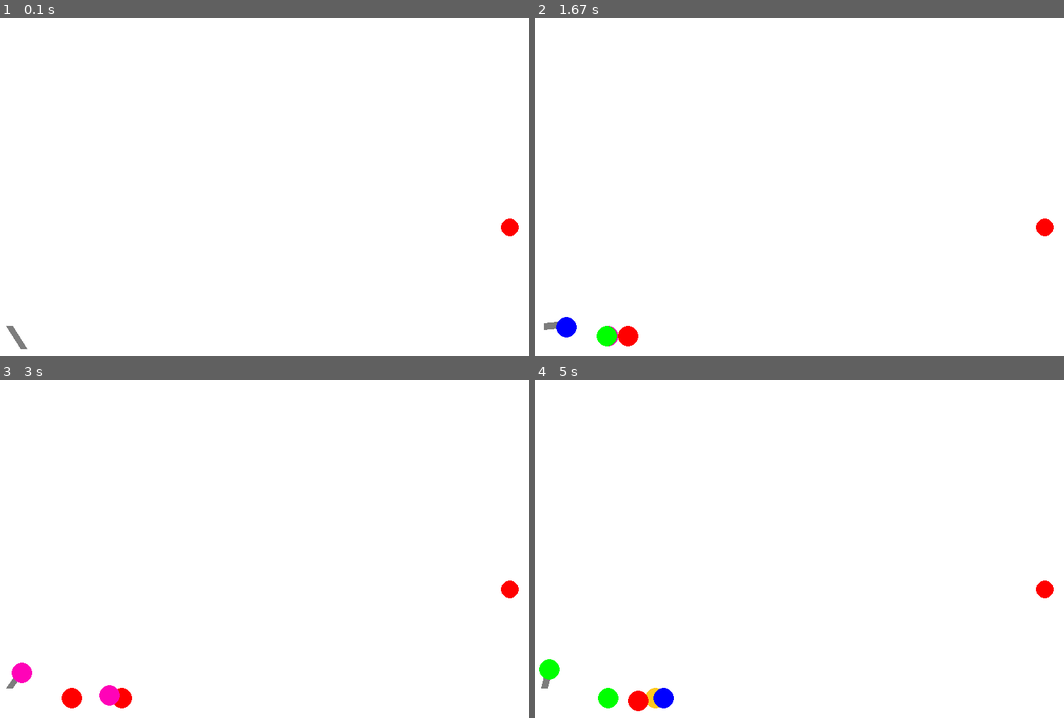
Above: before the commit, frames 1-4 (two rows, left to right).
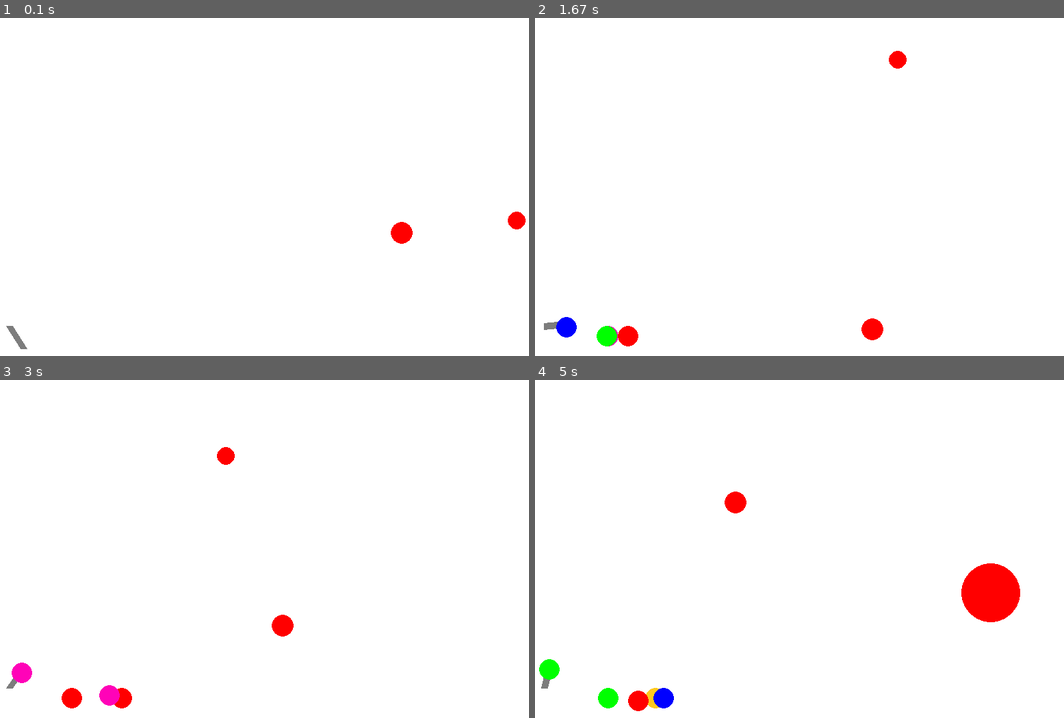
Above: after the commit, the same moments.

Repository: ferovore/inf_2022_iuferova
Game: pygame game, started from lab_gun/gun.py
The game is run twice, just before and just after one commit, with the same random seed, the same clock (stepped at 60 frames per second) and the same inputs.
Inputs (mouse positions are in pixels of both pictures, inside the frame that each line leads up to):
- Up to frame 1 (0.1 s): no input
- Up to frame 2 (1.67 s): press the mouse at (656, 227) at 0.37 s; move the mouse to (751, 271) at 0.47 s; release the mouse at (841, 315) at 0.6 s; press the mouse at (656, 227) at 0.7 s; move the mouse to (757, 241) at 0.8 s; release the mouse at (852, 257) at 0.93 s; press the mouse at (656, 227) at 1.03 s; move the mouse to (709, 278) at 1.13 s; release the mouse at (762, 328) at 1.27 s; press the mouse at (656, 227) at 1.37 s; move the mouse to (794, 257) at 1.47 s; release the mouse at (931, 288) at 1.6 s
- Up to frame 3 (3 s): press the mouse at (121, 589) at 1.7 s; move the mouse to (285, 640) at 1.8 s; release the mouse at (444, 694) at 1.93 s; press the mouse at (121, 589) at 2.03 s; move the mouse to (248, 552) at 2.13 s; release the mouse at (370, 511) at 2.27 s; press the mouse at (121, 589) at 2.37 s; move the mouse to (248, 535) at 2.47 s; release the mouse at (380, 484) at 2.6 s; press the mouse at (121, 589) at 2.7 s; move the mouse to (126, 552) at 2.8 s; release the mouse at (137, 511) at 2.93 s
- Up to frame 4 (5 s): press the mouse at (656, 589) at 3.03 s; move the mouse to (640, 663) at 3.13 s; release the mouse at (outside the picture) at 3.27 s; press the mouse at (656, 589) at 3.37 s; move the mouse to (672, 603) at 3.47 s; release the mouse at (683, 616) at 3.6 s; press the mouse at (656, 589) at 3.7 s; move the mouse to (810, 636) at 3.8 s; release the mouse at (958, 684) at 3.93 s; press the mouse at (656, 589) at 4.03 s; move the mouse to (709, 525) at 4.13 s; release the mouse at (757, 461) at 4.27 s; press the mouse at (656, 589) at 4.37 s; move the mouse to (656, 619) at 4.47 s; release the mouse at (656, 653) at 4.6 s; press the mouse at (656, 589) at 4.7 s; move the mouse to (624, 549) at 4.8 s; release the mouse at (587, 511) at 4.93 s

The runs differ from the first frame. In frame 1, 0.4% of the frame differs, in the area x 73-100%, y 57-67%; in frame 2, 0.5%; in frame 3, 0.5%; in frame 4, 1.8%, in the area x 35-99%, y 32-72%.

Commit message:
Добавила несколько целей и сделала их движущимися

Diff:
--- a/lab_gun/gun.py
+++ b/lab_gun/gun.py
@@ -23,6 +23,8 @@
 
 GRAVITY = 2
 ATTENUATION = 0.3   #коэффициент затухания при ударе шарика о стенки
+
+targets_number = 2
 
 class Ball:
     def __init__(self, screen: pygame.Surface, x=40, y=450):
@@ -148,6 +150,8 @@
         self.screen = screen
         self.x = x
         self.y = y
+        self.v_x = 0
+        self.v_y = 0
         self.r = r
         self.color = RED
         self.new_target()
@@ -156,12 +160,28 @@
         """ Инициализация новой цели. """
         x = self.x = rnd(600, 780)
         y = self.y = rnd(300, 400)
+        self.v_x = rnd(-7, 7)
+        self.v_y = rnd(-7, 7)
+        if(self.v_x == 0):
+            self.v_x = 5
         r = self.r = rnd(2, 50)
         color = self.color = RED
 
     def hit(self, points=1):
         """Попадание шарика в цель."""
         self.points += points
+
+    def move(self):
+        '''Движение цели'''
+        if ((self.x + self.r >= WIDTH) or (self.x - self.r <= 0)):
+            self.v_x = -self.v_x
+        if (self.y + self.r <= 0):
+            self.v_y = -self.v_y
+        if (self.y - self.r >= FLOOR):
+            self.y = FLOOR + self.r + 1
+            self.v_y = -self.v_y
+        self.x += self.v_x
+        self.y += self.v_y
 
     def draw(self):
         """Отрисовка цели"""
@@ -180,13 +200,18 @@
 
 clock = pygame.time.Clock()
 gun = Gun(screen)
-target = Target(screen)
+
+targets = []
+for i in range(targets_number):
+    targets.append(Target(screen))
+
 finished = False
 
 while not finished:
     screen.fill(WHITE)
     gun.draw()
-    target.draw()
+    for target in targets:
+        target.draw()
     for b in balls:
         b.draw()
     pygame.display.update()
@@ -204,10 +229,14 @@
 
     for b in balls:
         b.move()
-        if b.hittest(target) and target.live:
-            target.live = 0
-            target.hit()
-            target.new_target()
+        for target in targets:
+            if b.hittest(target) and target.live:
+                target.live = 0
+                target.hit()
+                target.new_target()
     gun.power_up()
 
+    for target in targets:
+        target.move()
+
 pygame.quit()
